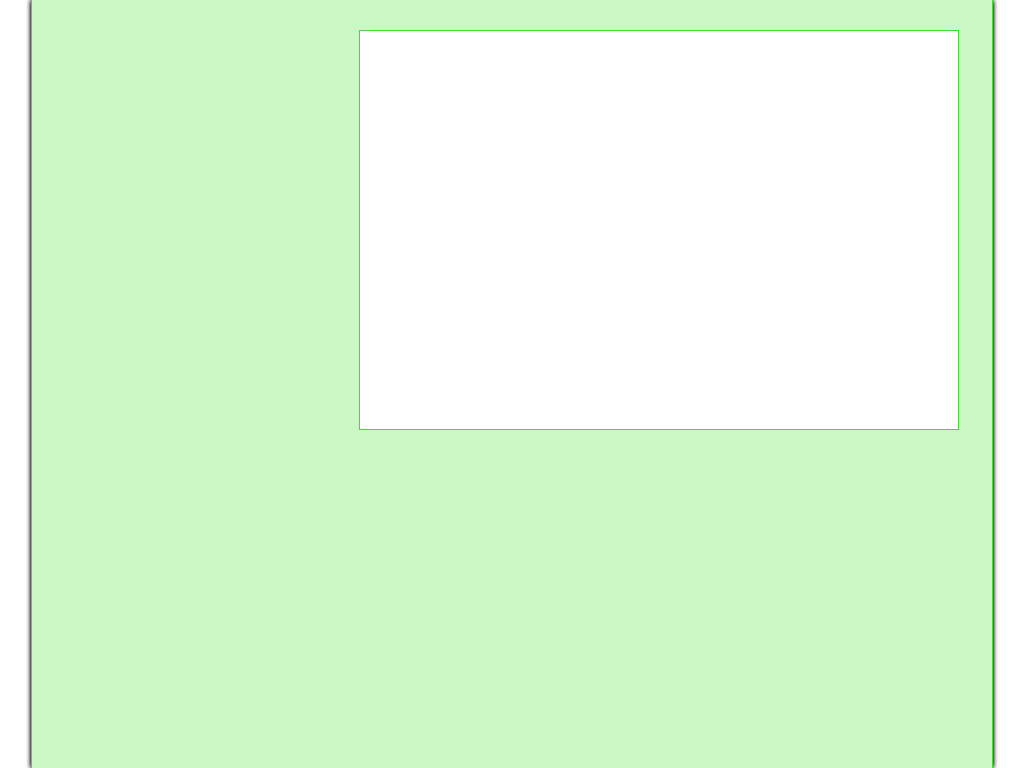
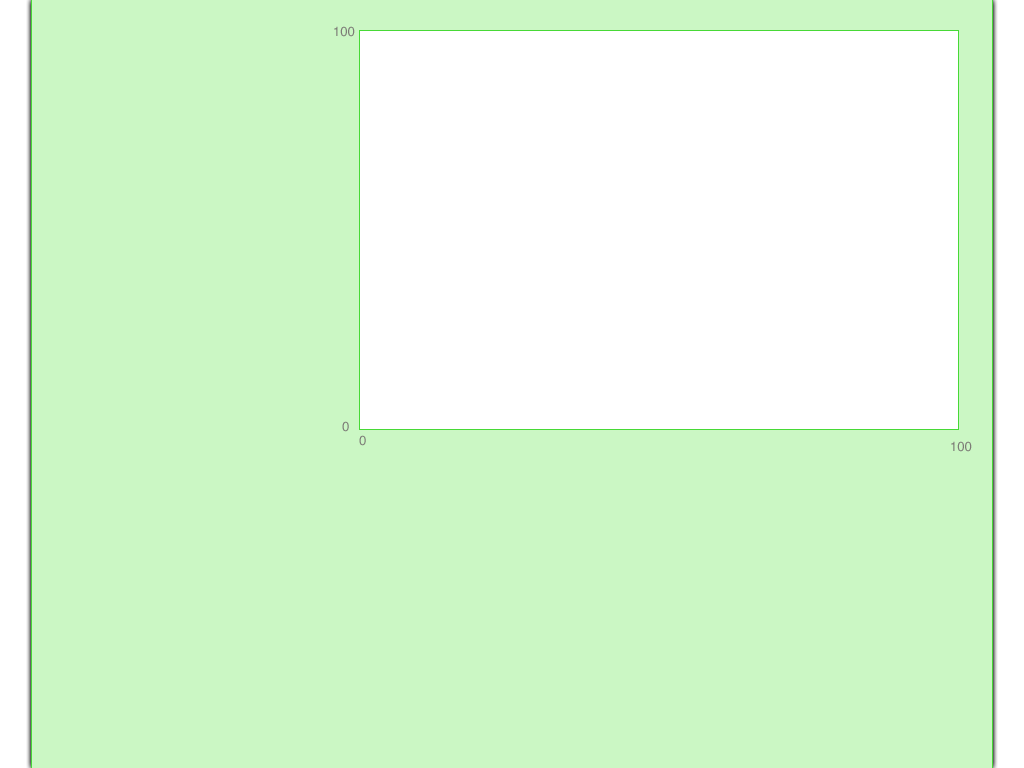
Comparing the layer stacks of the two w=1024, h=768 images. Changes:
added layer "100" (1st of 2) above "0" over (x1=334, y1=26, x2=355, y2=37)
added layer "0" (1st of 2) above "100" over (x1=342, y1=421, x2=349, y2=432)
added layer "100" (2nd of 2) above "0" over (x1=951, y1=441, x2=972, y2=452)
added layer "0" (2nd of 2) above "Shape 1" over (x1=359, y1=435, x2=366, y2=446)
